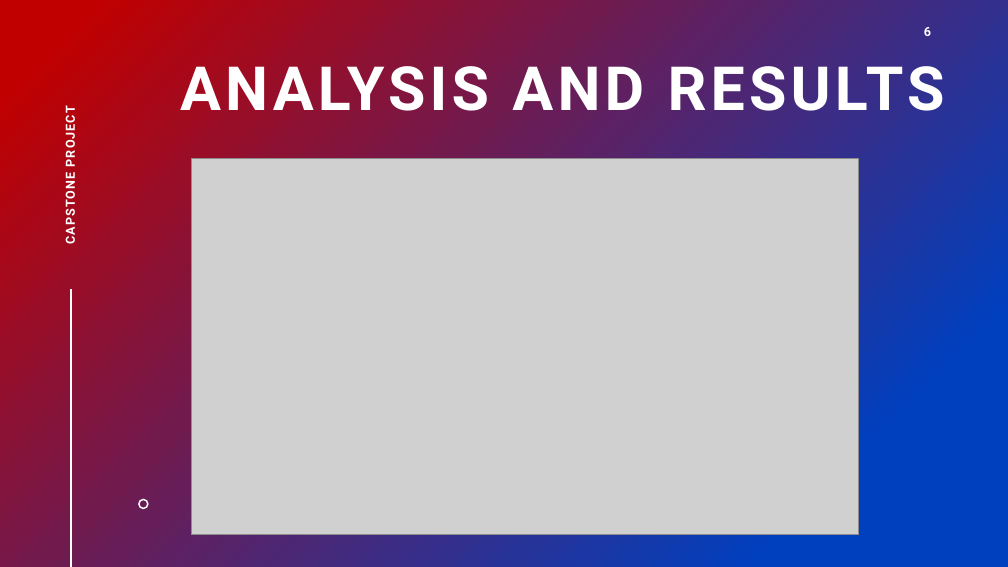
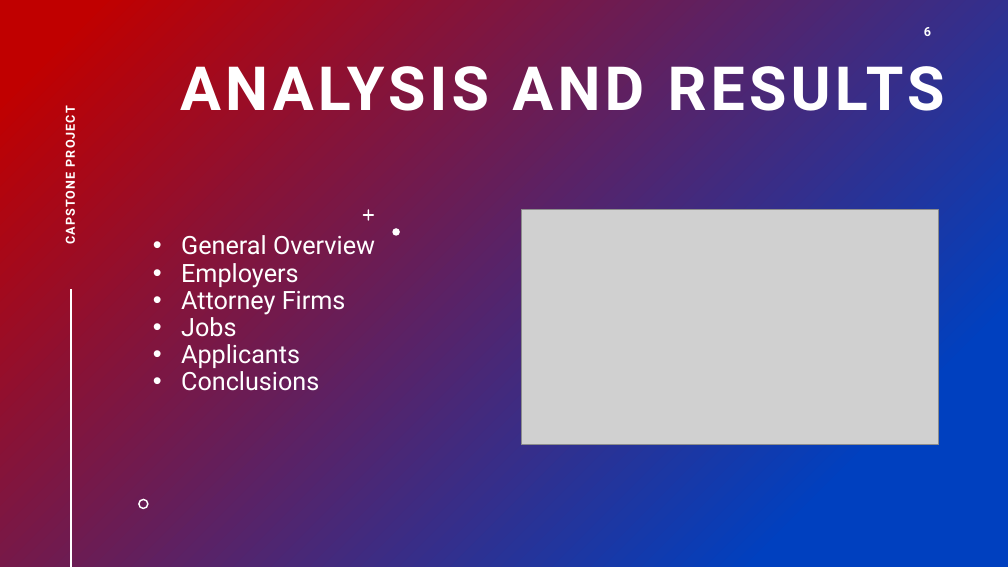
Before and after one commit to Acsilvei/Capstone, a slide deck: slide 6 of PowerPoint_Presentation.pptx. Drawn at 1008x567 pixels with LibreOffice and Linux fonts; fonts in the diff are those of the drawing; grey boxes stand for pictures. Boxes give left, top, right and bottom in pixels: in the first picture for what was removed or moved away, otherwise in the second. Text is boxed around its words. In the diff, an @@ line names an element or a change of style, - is before the commit and + after.

```diff
--- a/PowerPoint_Presentation.pptx
+++ b/PowerPoint_Presentation.pptx
@@ freeform shape added at [363,209,374,221], fill #FFFFFF @@
@@ picture: place and size @@
-picture at [191,159,859,535]
+picture at [522,209,939,445]
@@ text added at [181,235,375,391], 24 pt, text #FFFFFF @@
+• General Overview
+• Employers
+• Attorney Firms
+• Jobs
+• Applicants
+• Conclusions
@@ freeform shape added at [392,228,400,236], fill #FFFFFF @@
```
Also in this commit, not shown: 2 other slides changed, 4 other files.
